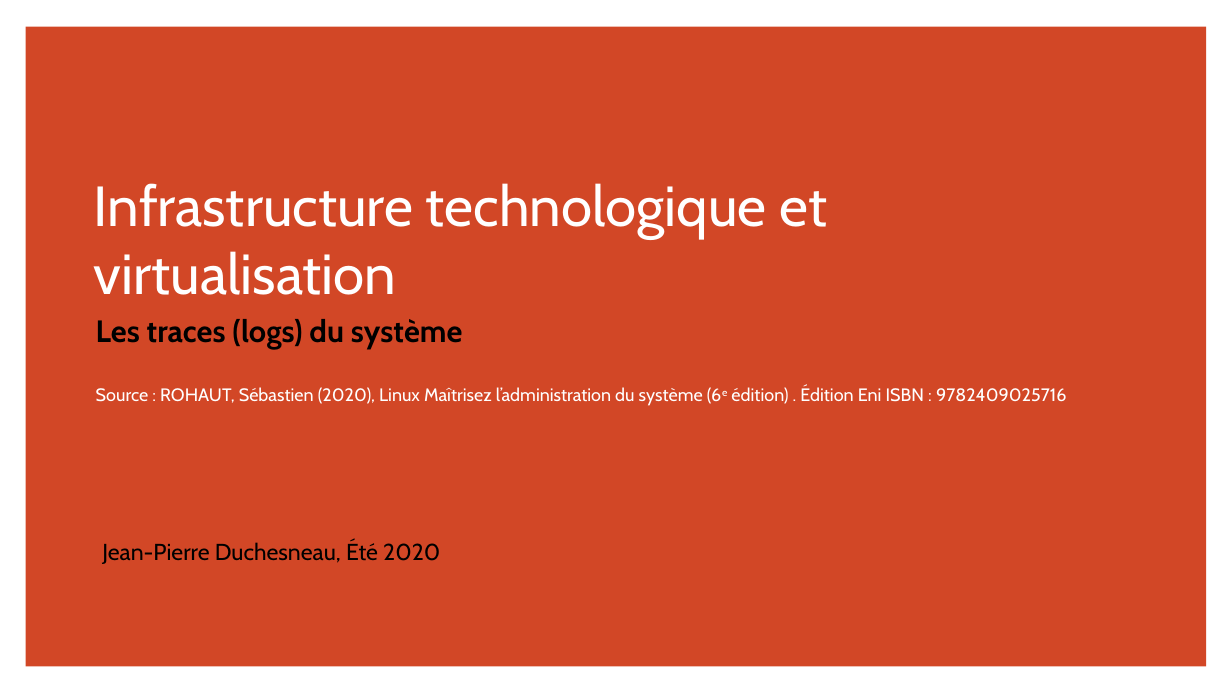
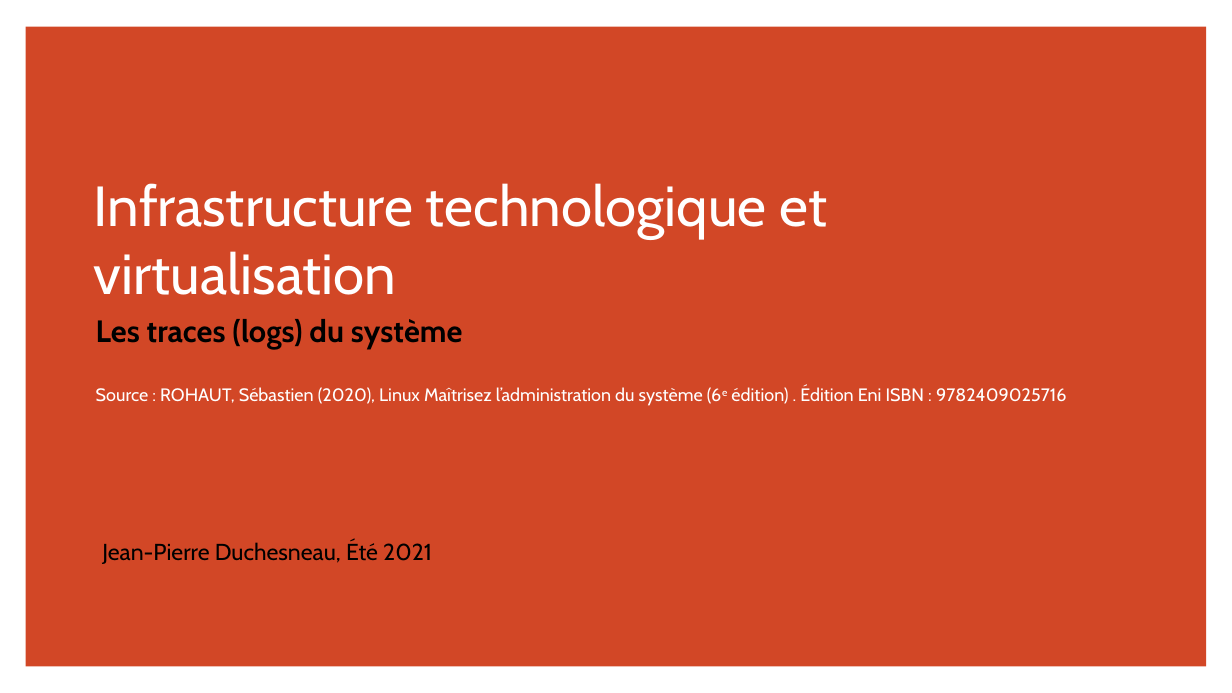
Before and after one commit to simonquillaud/420-W44-SF-v2, a slide deck: slide 1 of Module04_AdminSysLinux/Cours99Logs.pptx. Drawn at 1232x693 pixels with LibreOffice and Linux fonts; fonts in the diff are those of the drawing. Boxes give left, top, right and bottom in pixels: in the first picture for what was removed or moved away, otherwise in the second. Text is boxed around its words. In the diff, an @@ line names an element or a change of style, - is before the commit and + after.

```diff
--- a/Module04_AdminSysLinux/Cours99Logs.pptx
+++ b/Module04_AdminSysLinux/Cours99Logs.pptx
@@ text at (x1=102, y1=541, x2=432, y2=564): text changed @@
-Jean-Pierre Duchesneau, Été 2020
+Jean-Pierre Duchesneau, Été 2021
```
Also in this commit, not shown: 1 other slide changed.
